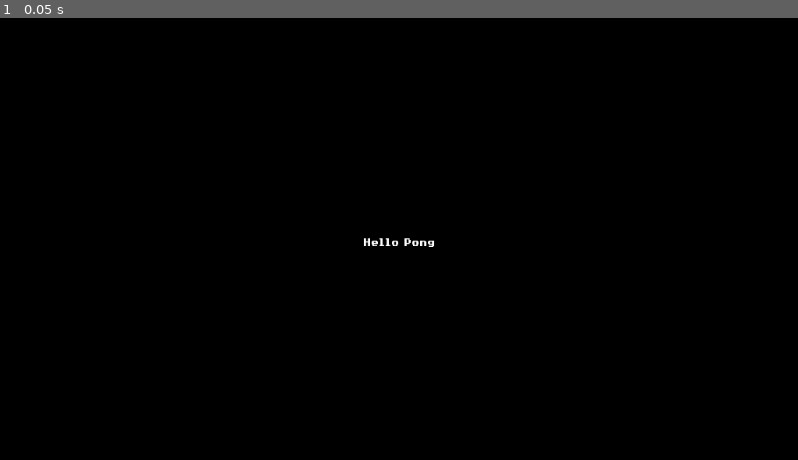
Above: before the commit, frame 1.
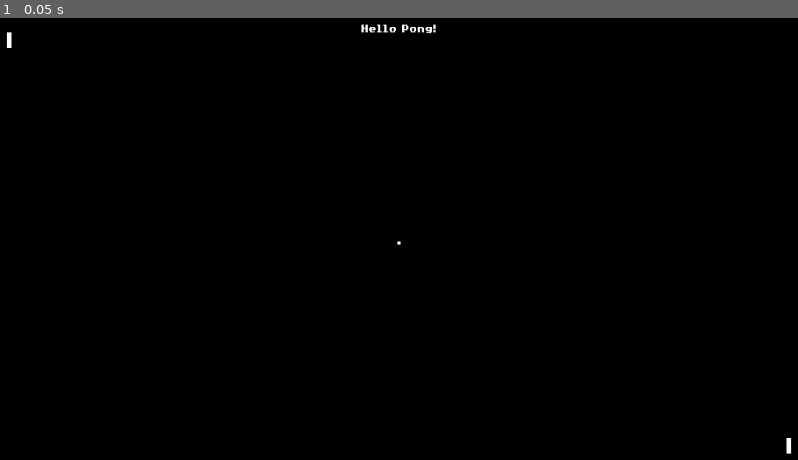
Above: after the commit, the same moment.

Repository: DustinMEastway/pong
Game: Godot game, scene res://Main.tscn
The game is run twice, just before and just after one commit, with the same random seed, the same clock (stepped at 60 frames per second) and the same inputs.
Inputs:
- Up to frame 1 (0.05 s): no input

The runs differ from the first frame. In frame 1, 0.3% of the frame differs, in the area x 0-100%, y 1-99%.

Commit message:
CS50 the rectangle update (25:20): add paddle and ball scenes

Diff:
--- /dev/null
+++ b/Ball.tscn
@@ -0,0 +1,17 @@
+[gd_scene load_steps=2 format=2]
+
+[sub_resource type="RectangleShape2D" id=1]
+
+[node name="Ball" type="RigidBody2D"]
+
+[node name="CollisionShape" type="CollisionShape2D" parent="."]
+position = Vector2( 2, 2 )
+scale = Vector2( 0.2, 0.2 )
+shape = SubResource( 1 )
+
+[node name="Color" type="ColorRect" parent="."]
+margin_right = 4.0
+margin_bottom = 4.0
+__meta__ = {
+"_edit_use_anchors_": false
+}
--- a/Main.tscn
+++ b/Main.tscn
@@ -1,7 +1,9 @@
-[gd_scene load_steps=3 format=2]
+[gd_scene load_steps=5 format=2]
 
 [ext_resource path="res://fonts/8bitOperator-Bold.tres" type="DynamicFont" id=1]
 [ext_resource path="res://Main.gd" type="Script" id=2]
+[ext_resource path="res://Paddle.tscn" type="PackedScene" id=3]
+[ext_resource path="res://Ball.tscn" type="PackedScene" id=4]
 
 [node name="Main" type="Node2D"]
 script = ExtResource( 2 )
@@ -15,12 +17,22 @@
 }
 
 [node name="Label" type="Label" parent="."]
+margin_top = 20.0
 margin_right = 1024.0
 margin_bottom = 600.0
 custom_fonts/font = ExtResource( 1 )
-text = "Hello Pong"
+text = "Hello Pong!"
 align = 1
-valign = 1
 __meta__ = {
 "_edit_use_anchors_": false
 }
+
+[node name="LeftPaddle" parent="." instance=ExtResource( 3 )]
+position = Vector2( 10, 30 )
+
+[node name="RightPaddle" parent="." instance=ExtResource( 3 )]
+position = Vector2( 1008, 550 )
+
+[node name="Ball" parent="." instance=ExtResource( 4 )]
+position = Vector2( 510, 298 )
+gravity_scale = 0.0
--- /dev/null
+++ b/Paddle.tscn
@@ -0,0 +1,17 @@
+[gd_scene load_steps=2 format=2]
+
+[sub_resource type="RectangleShape2D" id=1]
+
+[node name="Paddle" type="KinematicBody2D"]
+
+[node name="CollisionShape" type="CollisionShape2D" parent="."]
+position = Vector2( 3, 10 )
+scale = Vector2( 0.3, 1 )
+shape = SubResource( 1 )
+
+[node name="Color" type="ColorRect" parent="."]
+margin_right = 6.0
+margin_bottom = 20.0
+__meta__ = {
+"_edit_use_anchors_": false
+}
